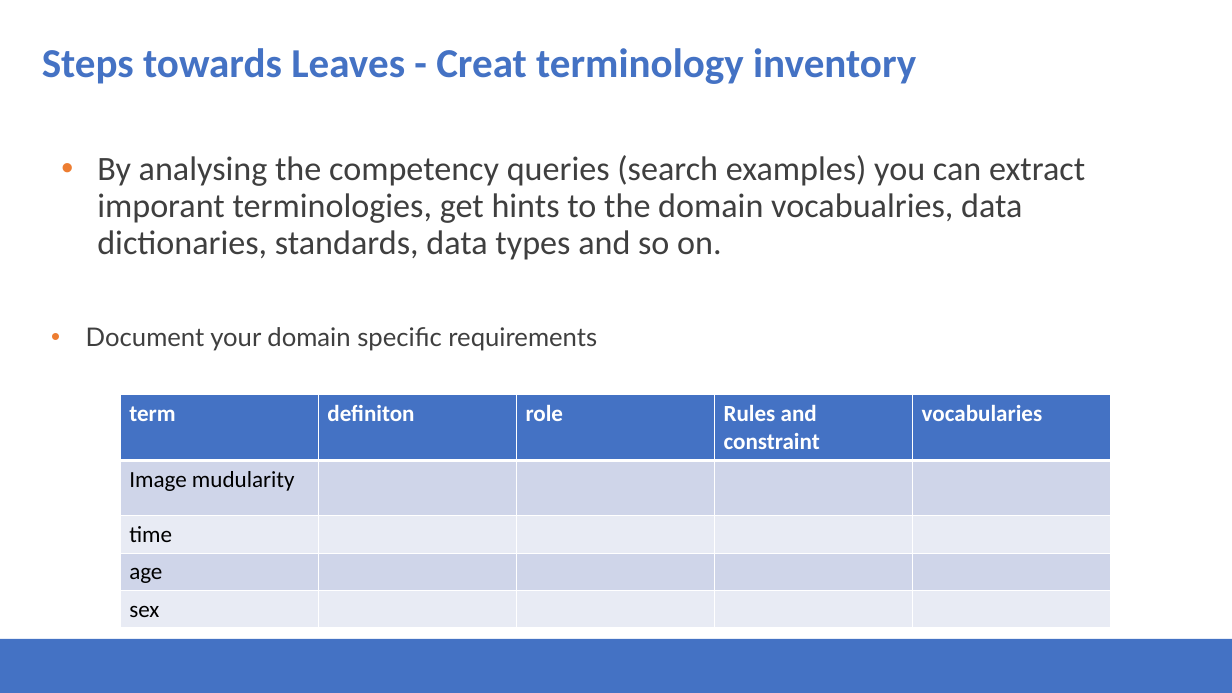
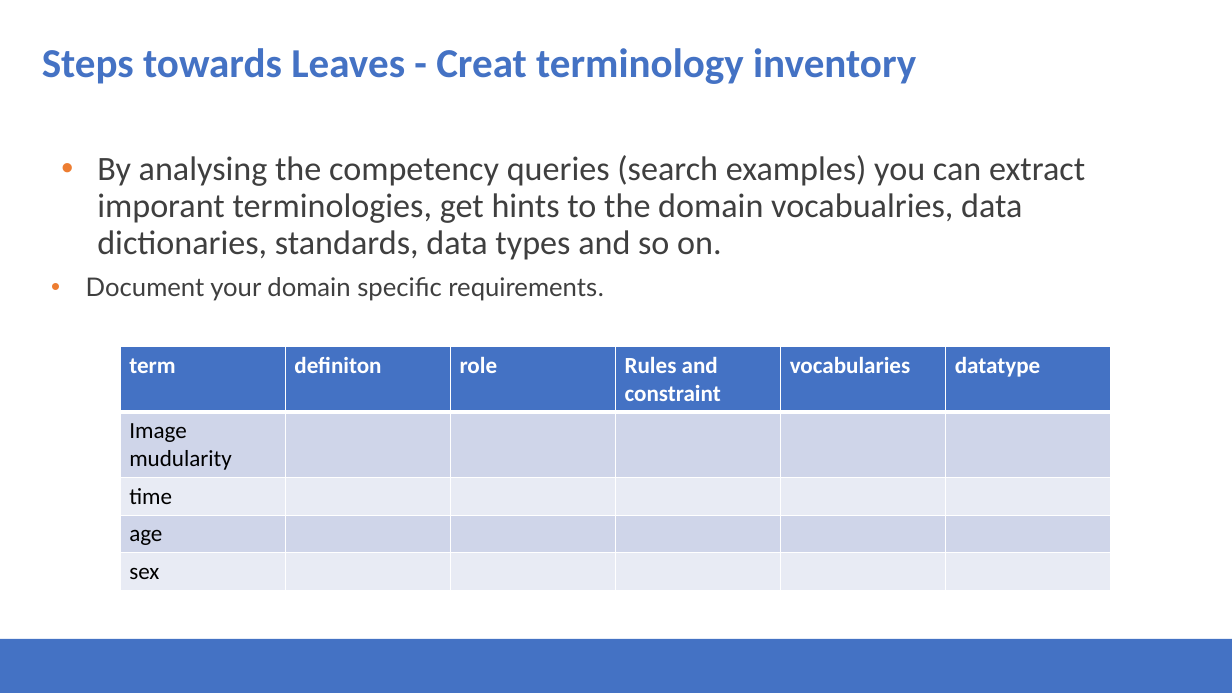
Before and after one commit to Health-RI/health-ri-metadata, a slide deck: slide 18 of Presentations/31082023HRI_Metadata_Schema_ImagingGroup_KickOff.pptx. Drawn at 1232x693 pixels with LibreOffice and Linux fonts; fonts in the diff are those of the drawing; background and template pictures are left out. Boxes give left, top, right and bottom in pixels: in the first picture for what was removed or moved away, otherwise in the second. Text is boxed around its words. In the diff, an @@ line names an element or a change of style, - is before the commit and + after.

```diff
--- a/Presentations/31082023HRI_Metadata_Schema_ImagingGroup_KickOff.pptx
+++ b/Presentations/31082023HRI_Metadata_Schema_ImagingGroup_KickOff.pptx
@@ text at (x1=86, y1=277, x2=603, y2=301): text changed @@
-• Document your domain specific requirements
+• Document your domain specific requirements.
@@ table at (x1=120, y1=347, x2=1113, y2=589) @@
+column 6: datatype |  |  |  | 
@@ table resized from (x1=120, y1=395, x2=1109, y2=627) to (x1=120, y1=347, x2=1113, y2=589) @@
```
Also in this commit, not shown: 16 other slides changed, 1 slide removed.
